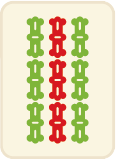
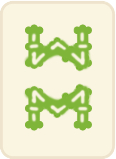
Comparing the layer stacks of the two 116 × 159 images. Changes:
hid "图层 21" over [left=0, top=1, right=116, bottom=159]
added layer "图层 22 拷贝" above "图层 22" over [left=23, top=80, right=93, bottom=142]
added layer "图层 22" above "图层 22 拷贝 2" over [left=23, top=16, right=93, bottom=75]
added layer "图层 22 拷贝 2" above "图层 19" over [left=0, top=1, right=116, bottom=159]
